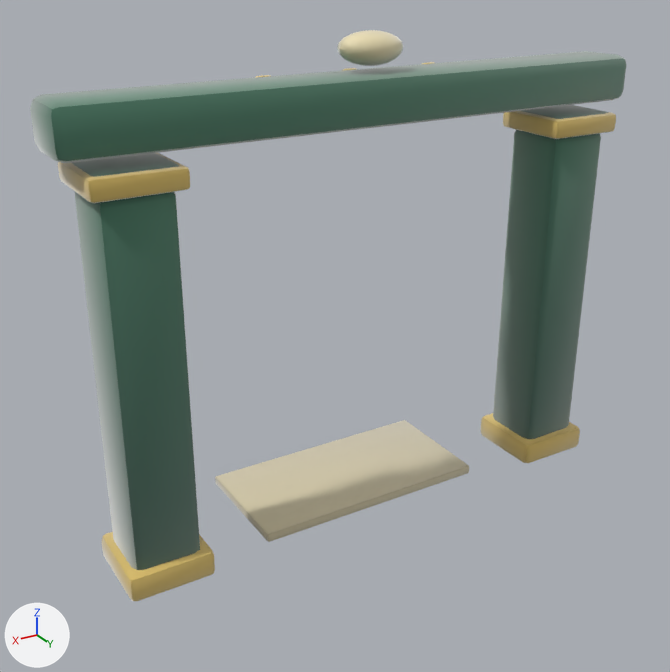
What one commit did to the glTF model assets/models/gates/0e2b5990.glb.
Camera for both pictures: a 50 mm lens placed at (4.39, 6.74, 5.23), pointed at (0.18, -0.28, 1.71). Lighting does not change. The marker at lower left points along +X, +Y and +Z. The older version comes first. Vertices at exactly the same position are counted once.

Script lines for the objects in view, before the commit:
```python
me_gate_0e2b5990 = bpy.data.meshes.new('gate_0e2b5990')
me_gate_0e2b5990.from_pydata(...)  # 1244 vertices, 2412 faces; spans x -2.78..2.78, y -1.0..0.4, z 0.0..4.52
# faces by material slot: [864, 648, 504, 288, 108]
me_gate_0e2b5990.materials.append(mat_clay__4c846a_0_93)
me_gate_0e2b5990.materials.append(mat_clay__e8c86a_0_93)
me_gate_0e2b5990.materials.append(mat_clay__e8c86a_0_92)
me_gate_0e2b5990.materials.append(mat_clay__f5e7b8_0_55)
me_gate_0e2b5990.materials.append(mat_clay__d8cca8_0_93)
ob_gate_0e2b5990 = bpy.data.objects.new('gate_0e2b5990', me_gate_0e2b5990)
ob_gate_0e2b5990.location = (0.0, 0.0, 0.0)
```
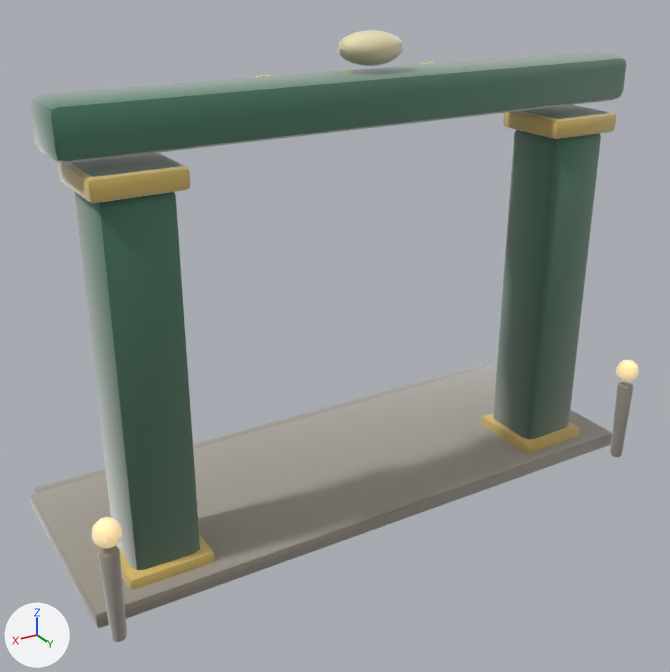
The change, as a list of edits to the scene's bpy script:
```text
Add mat_clay__b9b2a2_0_93:
    mat_clay__b9b2a2_0_93 = bpy.data.materials.new('clay_#B9B2A2_0.93_-')
    # nodes: BsdfPrincipled, Mix, OutputMaterial, VertexColor
    # colours: grey #b9b2a2, mixed with the vertex colours
Add mat_clay__9e978a_0_93:
    mat_clay__9e978a_0_93 = bpy.data.materials.new('clay_#9E978A_0.93_-')
    # nodes: BsdfPrincipled, Mix, OutputMaterial, VertexColor
    # colours: grey #9e978a, mixed with the vertex colours
Add mat_clay__ffe2a8_0_95__ffe2a8:
    mat_clay__ffe2a8_0_95__ffe2a8 = bpy.data.materials.new('clay_#FFE2A8_0.95_#FFE2A8')
    # nodes: BsdfPrincipled, Mix, OutputMaterial, VertexColor
    # colours: beige #bca67a, beige #ffe2a8, mixed with the vertex colours
Change me_gate_0e2b5990:
    used by ob_gate_0e2b5990; location = (0.0, 0.0, 0.0)
    remove me_gate_0e2b5990.from_pydata(...)  # 1244 vertices, 2412 faces; spans x -2.78..2.78, y -1.0..0.4, z 0.0..4.52
    add me_gate_0e2b5990.from_pydata(...)  # 1744 vertices, 3384 faces; spans x -2.95..2.95, y -1.71..0.83, z -0.01..4.52
    me_gate_0e2b5990 part 1: a new loose piece of 114 vertices spanning x -2.9..-2.73, y 0.64..0.81, z -0.01..0.87, in mat_clay__9e978a_0_93
    me_gate_0e2b5990 part 2: a new loose piece of 114 vertices spanning x 2.74..2.91, y 0.64..0.8, z -0.01..0.87, in mat_clay__9e978a_0_93
    me_gate_0e2b5990 part 3: a new loose piece of 56 vertices spanning x -2.95..2.95, y -1.55..0.55, z 0.0..0.16, in mat_clay__9e978a_0_93
    me_gate_0e2b5990 part 4: a new loose piece of 56 vertices spanning x -2.88..2.87, y -1.71..-1.37, z 0.0..0.12, in mat_clay__9e978a_0_93
    me_gate_0e2b5990 part 5: a new loose piece of 52 vertices spanning x -2.94..-2.7, y 0.61..0.83, z 0.9..1.14, in mat_clay__ffe2a8_0_95__ffe2a8
    me_gate_0e2b5990 part 6: a new loose piece of 52 vertices spanning x 2.7..2.94, y 0.61..0.83, z 0.9..1.14, in mat_clay__ffe2a8_0_95__ffe2a8
    me_gate_0e2b5990 part 7: 2275 kept faces spanning x -2.78..2.78, y -1.0..0.4, z 0.0..4.47 get new vertex colours
    other edits to the shape of me_gate_0e2b5990 do not show in these pictures
    add me_gate_0e2b5990.materials.append(mat_clay__9e978a_0_93)
    add me_gate_0e2b5990.materials.append(mat_clay__b9b2a2_0_93)
    add me_gate_0e2b5990.materials.append(mat_clay__ffe2a8_0_95__ffe2a8)
```

Location of each change, (x1, y1, x2, y2) in pixels of the pictures (670 x 672 px):
'gate_0e2b5990', reshaped (7% taller)
    before: (30, 30, 626, 601)
    after: (30, 30, 639, 642)
part 1 of me_gate_0e2b5990, added
    after: (610, 382, 633, 457)
part 2 of me_gate_0e2b5990, added
    after: (98, 546, 127, 642)
part 3 of me_gate_0e2b5990, added
    after: (30, 366, 612, 628)
part 4 of me_gate_0e2b5990, added (mostly hidden)
    after: (34, 365, 484, 494)
part 5 of me_gate_0e2b5990, added (beige)
    after: (616, 360, 639, 382)
part 6 of me_gate_0e2b5990, added (beige)
    after: (92, 517, 122, 548)
part 7 of me_gate_0e2b5990, edited (looks the same)
    both: (30, 37, 626, 589)
